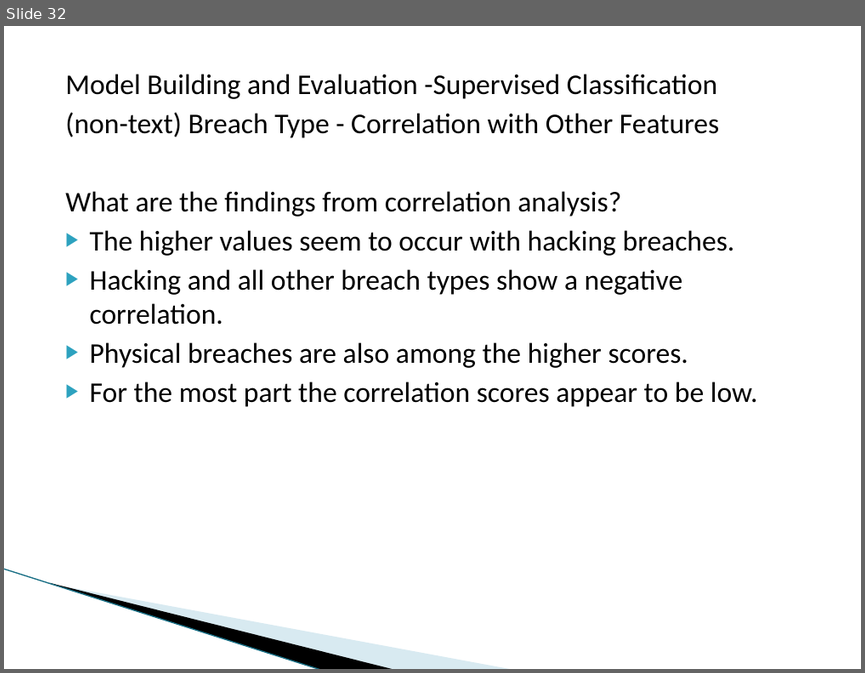
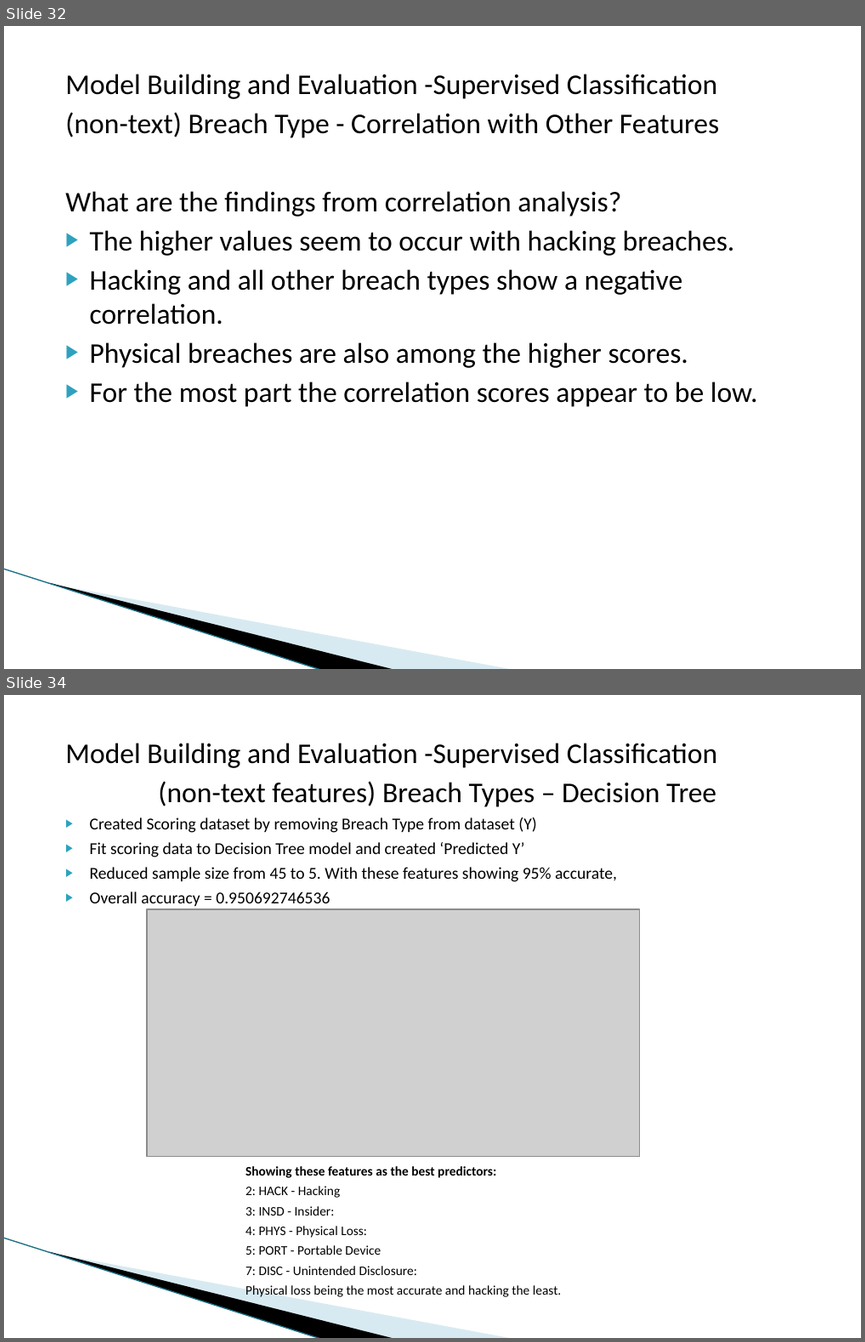
Before and after one commit to dmrod01/Capstone, a slide deck: Final Analysis - Data Capstone Project - Data Breaches.pptx. Shown one above the other, each under a label of ours: slide 32 before the commit, slides 32 and 34 after it; the slides between them are not shown. The pictures are 865x673 and 865x1342 pixels, drawn with LibreOffice and Linux fonts; fonts in the diff are those of the drawing; grey boxes stand for pictures; background and template pictures are left out. Boxes give left, top, right and bottom in pixels: in the first picture for what was removed or moved away, otherwise in the second. Text is boxed around its words. In the diff, an @@ line names an element or a change of style, - is before the commit and + after.

```diff
--- a/Final Analysis - Data Capstone Project - Data Breaches.pptx
+++ b/Final Analysis - Data Capstone Project - Data Breaches.pptx
@@ slide 34 added at (4,695,861,1338), background #FFFFFF; not listed: 3 template elements that a slide beside it also shows @@
@@ text added at (65,743,717,1297), 14 pt, text #000000 @@
+Model Building and Evaluation -Supervised Classification
+(non-text features) Breach Types – Decision Tree
+▶ Created Scoring dataset by removing Breach Type from dataset (Y)
+▶ Fit scoring data to Decision Tree model and created ‘Predicted Y’
+                ▶ Reduced sample size from 45 to 5. With these features showing 95% accurate,
+▶ Overall accuracy = 0.950692746536
+                Showing these features as the best predictors:
+                2: HACK - Hacking
+                3: INSD - Insider:
+                4: PHYS - Physical Loss:
+                5: PORT - Portable Device
+                7: DISC - Unintended Disclosure:
+                Physical loss being the most accurate and hacking the least.
@@ picture added at (147,909,640,1157) @@
```
Also in this commit, not shown: 3 slides changed, 9 other slides added.
